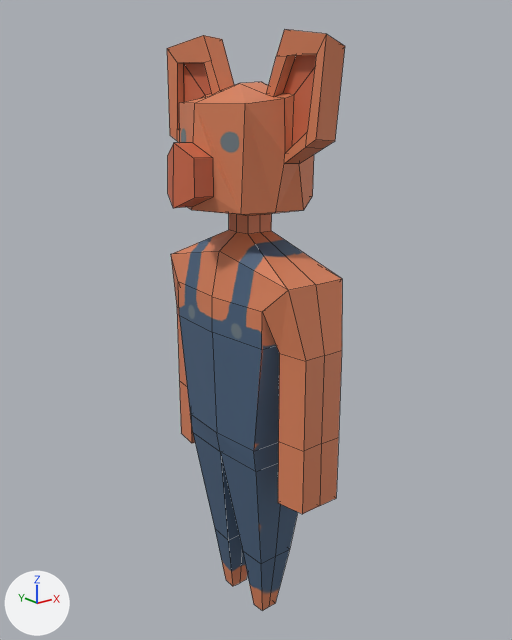
The Blender file models/engineer.blend: old version first, new version second.
Rendered twice from a camera (50 mm lens) standing at (-2.51, -3.18, 1.9) and looking at (0.0, -0.05, 0.65). Lighting does not change. The marker at lower left points along +X, +Y and +Z. The older version comes first. Mesh edges are drawn as thin lines.
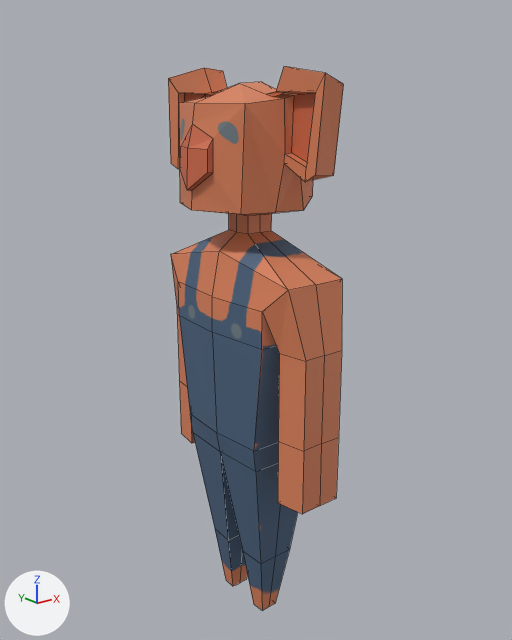
Boxes (x1, y1, x2, y2) around the edits, measured in the pictures (512 x 640 px; the box of a moved part takes in the faces that stretch with it):
'Cube', reshaped (6% shorter): before (167, 29, 345, 610); after (168, 66, 344, 610)
part 1 of me_cube_001, moved or reshaped: before (167, 35, 234, 143); after (168, 68, 227, 169)
part 2 of me_cube_001, moved or reshaped: before (266, 29, 345, 164); after (267, 66, 344, 182)
part 3 of me_cube_001, moved or reshaped: before (168, 103, 245, 214); after (179, 103, 245, 214)

Edits to the bpy script that builds the scene:
```text
Change me_cube_001:
    used by ob_cube; location = (0.0, 0.0, 0.0)
    verts and faces of me_cube_001; kept vertices keep their numbers, new ones are numbered from 199
    before: 69 (0.02, 0.37, 1.9), 141 (-0.09, 0.15, 1.94) at pixel (220, 90), 142 (0.02, 0.15, 1.95), 147 (-0.12, 0.63, 2.18) at pixel (166, 48), 148 (0.02, 0.63, 2.13)
    before: 154 (-0.11, 0.27, 2.23) at pixel (203, 35), 155 (0.02, 0.63, 1.69), 156 (-0.13, 0.63, 1.69) at pixel (169, 135), 157 (0.02, 0.27, 2.22) at pixel (222, 39), 161 (-0.12, 0.54, 2.1) at pixel (177, 62)
    before: 164 (-0.12, 0.56, 1.66) at pixel (177, 141), 165 (-0.1, 0.21, 2.1) at pixel (211, 60), 167 (-0.12, 0.56, 1.73) at pixel (177, 128), 169 (-0.11, 0.28, 2.09) at pixel (203, 62), 180 (-0.07, 0.55, 2.1) at pixel (183, 62)
    before: 181 (-0.07, 0.56, 1.73), 184 (-0.06, 0.29, 2.1)
    before: 149 (0.02, -0.65, 1.7) at pixel (335, 141), 150 (0.02, -0.69, 2.13) at pixel (345, 46), 151 (0.02, -0.38, 2.2), 152 (-0.1, -0.69, 2.18) at pixel (326, 33), 153 (-0.11, -0.65, 1.72) at pixel (315, 139)
    before: 158 (-0.1, -0.4, 2.22) at pixel (284, 29), 159 (0.02, -0.33, 2.12), 160 (-0.1, -0.57, 1.68) at pixel (305, 147), 162 (-0.1, -0.62, 2.1) at pixel (316, 54), 163 (-0.1, -0.33, 2.1) at pixel (276, 56)
    before: 172 (-0.1, -0.41, 2.1) at pixel (287, 55), 174 (-0.1, -0.57, 1.75) at pixel (307, 131), 179 (-0.05, -0.62, 2.1), 182 (-0.05, -0.43, 2.11), 186 (-0.05, -0.57, 1.75)
    before: 187 (-0.39, 0.0, 1.35) at pixel (192, 206), 188 (-0.38, -0.01, 1.68) at pixel (192, 142), 189 (-0.36, 0.11, 1.41), 190 (-0.35, 0.11, 1.61), 191 (-0.35, -0.14, 1.61) at pixel (212, 157)
    before: 192 (-0.35, -0.14, 1.41) at pixel (213, 196), 193 (-0.51, 0.0, 1.35) at pixel (173, 208), 194 (-0.5, 0.0, 1.69) at pixel (173, 142), 195 (-0.47, 0.11, 1.42) at pixel (167, 193), 196 (-0.47, 0.11, 1.61) at pixel (167, 155)
    before: 197 (-0.47, -0.14, 1.61) at pixel (193, 158), 198 (-0.47, -0.13, 1.42) at pixel (194, 197)
    remove me_cube_001.from_pydata(...)  # 199 vertices, 182 faces; spans x -0.51..0.28, y -0.69..0.64, z -1.3..2.23
    add me_cube_001.from_pydata(...)  # 200 vertices, 183 faces; spans x -0.43..0.28, y -0.69..0.64, z -1.3..2.07
    me_cube_001 part 1
    add delete_faces([(141, 142, 157, 154, 165), (147, 154, 157, 148), (69, 148, 157, 142)])
    add for i in [147, 148, 154, 155, 169, 180, 184]: verts[i] += (0.0, 0.0, -0.16)
    add for i in [156, 161, 164, 165, 167, 181]: verts[i] += (0.0, 0.0, -0.17)
    add verts[157] = (0.02, 0.22, 1.94)  # moved
    add verts[199] = (0.02, 0.27, 2.05)  # pixel (222, 70)
    add faces += [(141, 142, 157, 165), (147, 154, 199, 148), (69, 148, 199, 157, 142), (154, 165, 157, 199)]
    me_cube_001 part 2
    add for i in [149, 150, 151]: verts[i] += (0.0, 0.0, -0.16)
    add for i in [152, 153, 158, 159, 160, 162, 163, 172, 174, 179, 182, 186]: verts[i] += (0.0, 0.0, -0.17)
    me_cube_001 part 3
    add for i in [188, 190, 191]: verts[i] += (0.0, 0.0, 0.1)
    add verts[187] = (-0.39, 0.0, 1.44)  # moved, pixel (192, 190)
    add verts[189] = (-0.36, 0.11, 1.53)  # moved
    add verts[192] = (-0.35, -0.14, 1.53)  # moved, pixel (212, 173)
    add verts[193] = (-0.43, 0.0, 1.44)  # moved, pixel (187, 190)
    add verts[194] = (-0.42, 0.0, 1.66)  # moved, pixel (187, 147)
    add verts[195] = (-0.39, 0.11, 1.54)  # moved, pixel (180, 169)
    add verts[196] = (-0.39, 0.11, 1.66)  # moved, pixel (180, 146)
    add verts[197] = (-0.38, -0.14, 1.66)  # moved, pixel (207, 149)
    add verts[198] = (-0.38, -0.13, 1.54)  # moved, pixel (207, 172)
```
